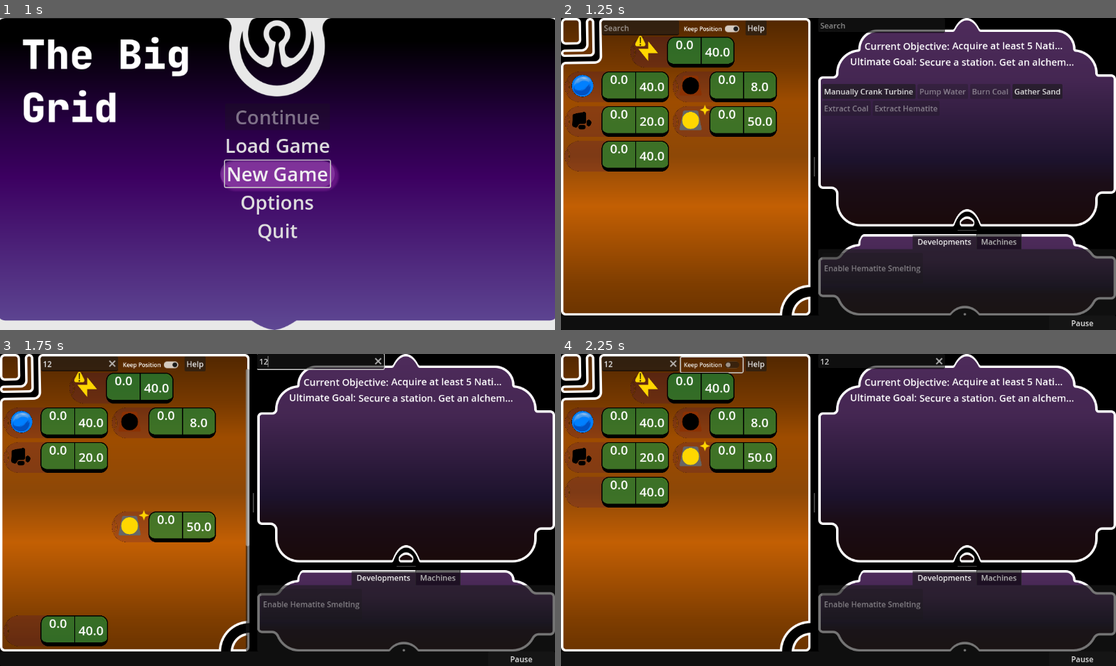
Above: before the commit, frames 1-4 (two rows, left to right).
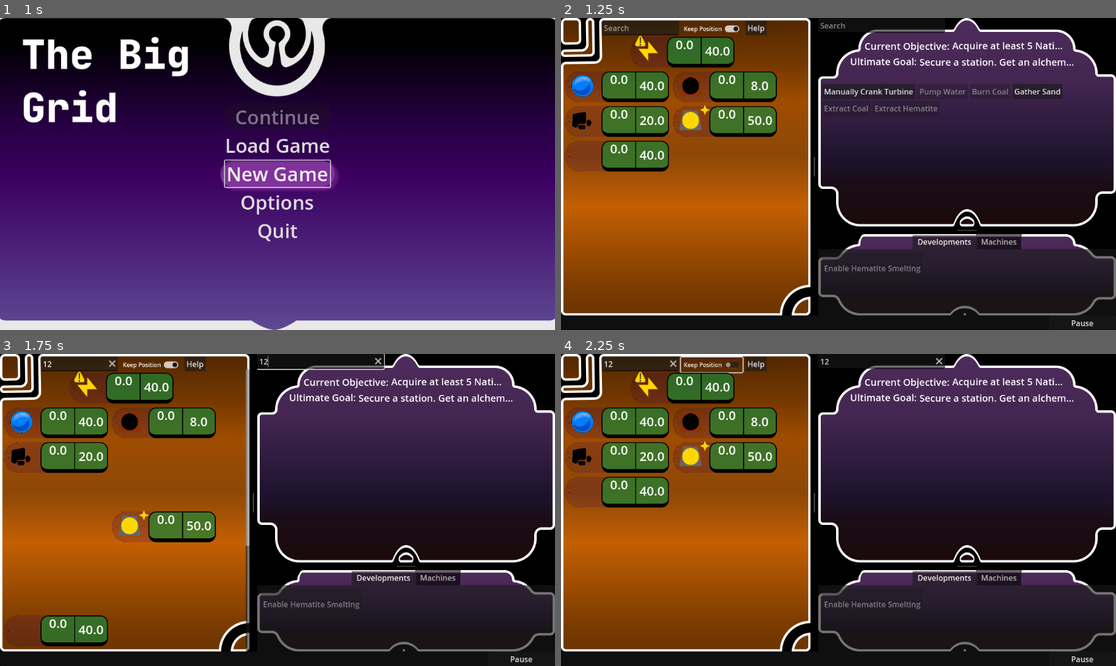
Above: after the commit, the same moments.

Repository: Carth501/The-Big-Grid
Game: Godot game, scene res://scenes/MainMenu.tscn
Two runs of this game, one before a commit and one after it. Both use one fixed random seed, a clock stepped at 60 frames per second and the inputs below. Sound files missing from this copy of the repository are replaced by a short silence.
Inputs (mouse positions are in pixels of both pictures, inside the frame that each line leads up to):
- Up to frame 1 (1 s): click "New Game" at 0.5 s
- Up to frame 2 (1.25 s): no input
- Up to frame 3 (1.75 s): click (77, 363) at 1.27 s; type "12" at 1.35 s; click (321, 360) at 1.5 s; type "12" at 1.58 s
- Up to frame 4 (2.25 s): click "Keep Position" at 2 s

Frame 1 is identical in both runs. In frame 2, 0.4% of the frame differs, in the area x 14-39%, y 9-46%; in frame 3, 0.4%; in frame 4, 0.4%.
Error in both runs: Invalid call. Nonexistent function 'to_lower' in base 'Dictionary'. (res://scripts/display/FilterForeman.gd:61)

Commit message:
Fix action menu supply list

Diff:
--- a/scenes/display/ActionMenu.tscn
+++ b/scenes/display/ActionMenu.tscn
@@ -38,7 +38,7 @@
 anchor_right = 1.0
 anchor_bottom = 1.0
 offset_left = 268.0
-offset_top = 166.0
+offset_top = 131.0
 offset_right = 0.0
 offset_bottom = 0.0
 grow_horizontal = 0
@@ -49,7 +49,7 @@
 anchors_preset = -1
 anchor_right = 1.0
 offset_top = 38.0
-offset_bottom = 166.0
+offset_bottom = 122.0
 grow_horizontal = 2
 
 [node name="SupplyListContainer" type="HBoxContainer" parent="SupplyListScrollArea"]
@@ -61,7 +61,7 @@
 layout_mode = 1
 anchors_preset = 9
 anchor_bottom = 1.0
-offset_top = 166.0
+offset_top = 132.0
 offset_right = 260.0
 offset_bottom = 116.0
 grow_vertical = 2
--- a/scenes/display/SupplyDisplay.tscn
+++ b/scenes/display/SupplyDisplay.tscn
@@ -81,17 +81,10 @@
 
 [node name="Max" type="RichTextLabel" parent="Button"]
 layout_mode = 1
-anchors_preset = 3
-anchor_left = 1.0
-anchor_top = 1.0
-anchor_right = 1.0
-anchor_bottom = 1.0
-offset_left = -69.0
-offset_top = -51.0
-offset_right = -1.0
-offset_bottom = -15.0
-grow_horizontal = 0
-grow_vertical = 0
+offset_left = 147.0
+offset_top = 11.0
+offset_right = 215.0
+offset_bottom = 47.0
 mouse_filter = 2
 theme_override_font_sizes/normal_font_size = 26
 bbcode_enabled = true
